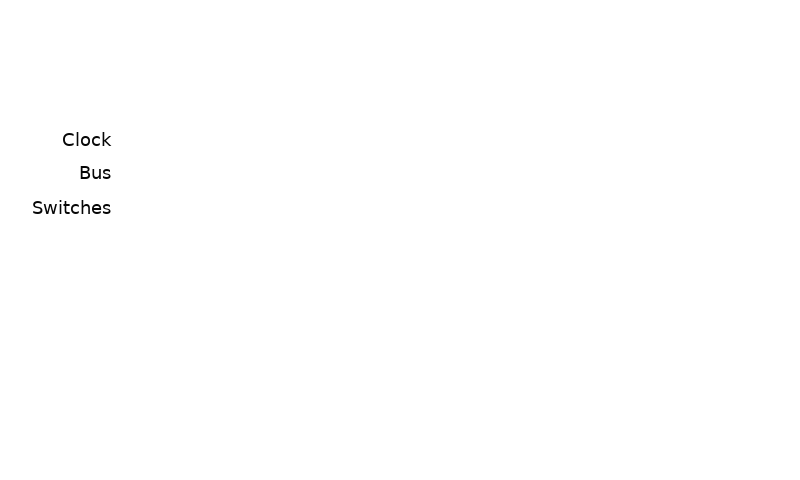
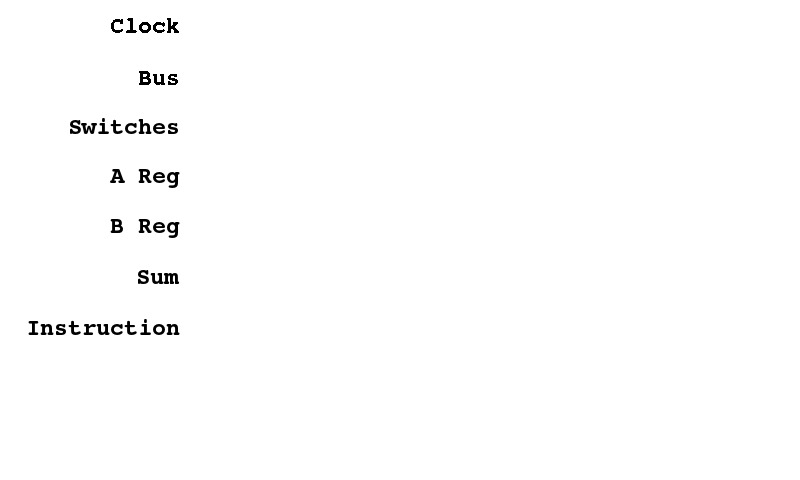
Layer changes from the first 800x480 image to the second:
added layer "Sum" above "Instruction" over [138, 270, 180, 284]
added layer "Instruction" above "B Reg" over [28, 319, 180, 335]
added layer "B Reg" above "A Reg" over [110, 219, 180, 238]
added layer "A Reg" above "Switches" over [110, 169, 180, 188]
painted on "Switches" over [33, 118, 178, 214]
painted on "Bus" over [80, 71, 178, 179]
painted on "Clock" over [63, 18, 179, 146]
